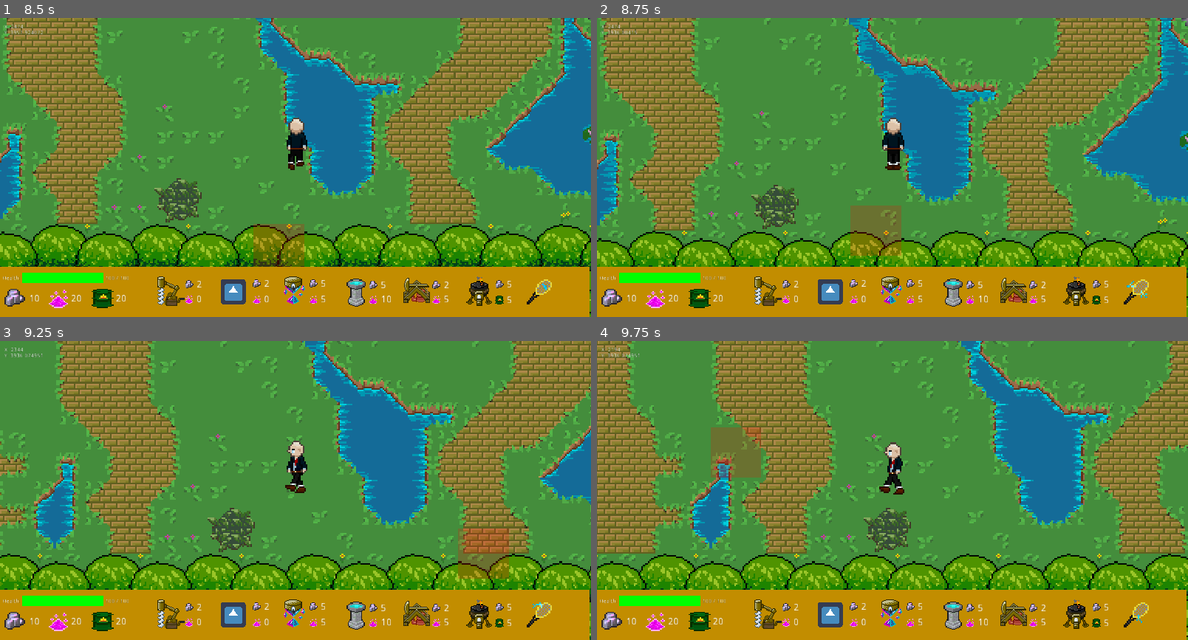
Above: before the commit, frames 1-4 (two rows, left to right).
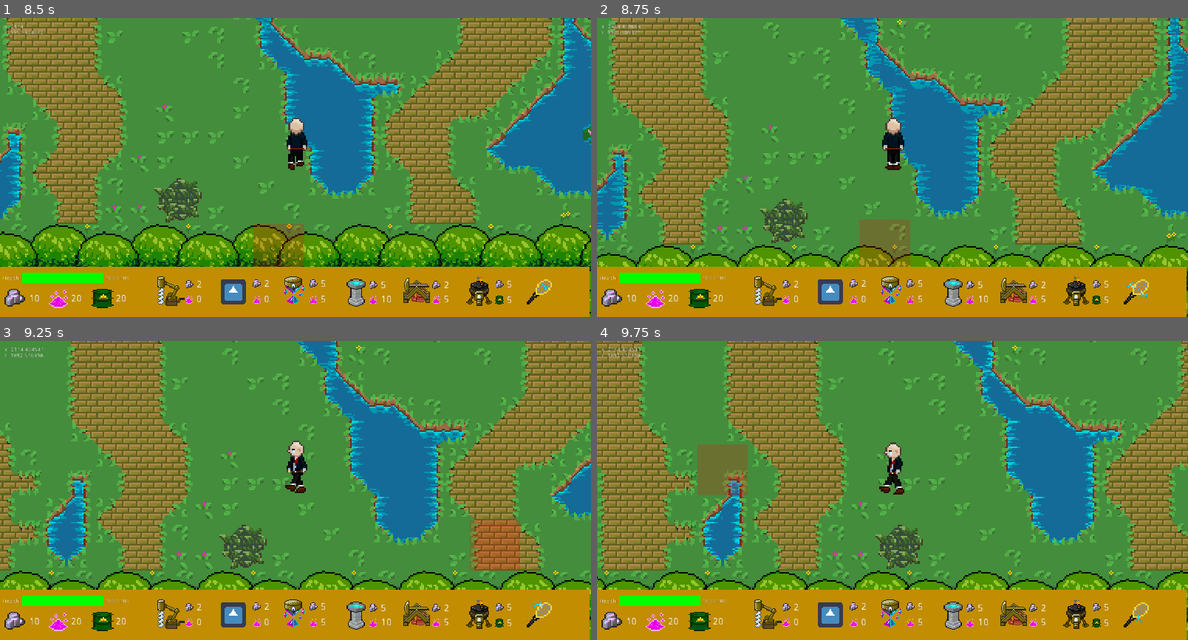
Above: after the commit, the same moments.

Repository: rakthalekk/CSC281-Project
Game: Godot game, scene res://src/Main.tscn
Two runs of this game, one before a commit and one after it. Both use one fixed random seed, a clock stepped at 60 frames per second and the inputs below. The engine's default icon, where the game draws it, is replaced by a stand-in: a white triangle on a blue panel in a dark square.
Inputs (mouse positions are in pixels of both pictures, inside the frame that each line leads up to):
- Up to frame 1 (8.5 s): click (171, 290) at 0.5 s; click (230, 293) at 1.25 s; click (295, 290) at 2 s; click (354, 293) at 2.75 s; click (419, 287) at 3.5 s; click (478, 293) at 4.25 s; click (537, 293) at 5 s; move the mouse to (425, 152) at 5.77 s; hold D (right) 5.78-6.53 s; hold 1 (1) 5.78-6.53 s; tap 2 (2) at 6.05, 6.6 s; move the mouse to (177, 182) at 6.52 s; hold S (down) 6.53-7.28 s; tap 3 (3) at 6.8 s; move the mouse to (354, 101) at 7.27 s; hold D (right) 7.28-8.03 s; hold 3 (3) 7.28-8.03 s; tap 4 (4) at 7.55, 8.1 s; move the mouse to (265, 227) at 8.02 s; hold W (up) from 8.03 s (still down); tap 5 (5) at 8.3 s
- Up to frame 2 (8.75 s): keep holding W (up)
- Up to frame 3 (9.25 s): move the mouse to (472, 535) at 8.77 s; release W (up) at 8.78 s; hold A (left) from 8.78 s (still down); hold 5 (5) from 8.78 s (still down); tap 6 (6) at 9.05 s
- Up to frame 4 (9.75 s): keep holding A (left); move the mouse to (715, 445) at 9.52 s; release 5 (5) at 9.53 s; tap 6 (6) at 9.6 s

Frame 1 is identical in both runs. In frame 2, 42% of the frame differs, in the area x 0-100%, y 0-100%; in frame 3, 42%; in frame 4, 44%.

Commit message:
no burrows and fixed some water collision

Diff:
--- a/281-Project/src/GrassTileMap.gd
+++ b/281-Project/src/GrassTileMap.gd
@@ -167,6 +167,8 @@
 				elif((x == ((fieldLength / regionSize)/2)-1 || x == (fieldLength / regionSize)/2 + 0) && y >= (fieldWidth/regionSize)-2):
 					# Don't spawn burrows in the boss area
 					pass
+				elif (get_cell(x, y) == 8):
+					print("no burrows?")
 				else:
 					#RNG to determine if it will spawn
 					var rng_val = rng.randf() #rng.randi_range(1, 8) #VALUES ARE INCLUSIVE
--- a/281-Project/src/Main.tscn
+++ b/281-Project/src/Main.tscn
@@ -449,7 +449,7 @@
 points = PoolVector2Array( 16, 16, 48, 16, 48, 64, 16, 64 )
 
 [sub_resource type="ConvexPolygonShape2D" id=127]
-points = PoolVector2Array( 0, 0, 64, 0, 64, 64, 0, 64 )
+points = PoolVector2Array( 16, 0, 48, 0, 48, 64, 16, 64 )
 
 [sub_resource type="ConvexPolygonShape2D" id=128]
 points = PoolVector2Array( 16, 0, 64, 0, 64, 64, 16, 64 )
@@ -458,10 +458,10 @@
 points = PoolVector2Array( 0, 0, 64, 0, 64, 48, 0, 48 )
 
 [sub_resource type="ConvexPolygonShape2D" id=130]
-points = PoolVector2Array( 0, 16, 64, 16, 64, 64, 0, 64 )
+points = PoolVector2Array( 0, 16, 64, 16, 64, 48, 0, 48 )
 
 [sub_resource type="ConvexPolygonShape2D" id=131]
-points = PoolVector2Array( 0, 16, 64, 16, 64, 64, 0, 64 )
+points = PoolVector2Array( 0, 16, 48, 16, 48, 48, 0, 48 )
 
 [sub_resource type="ConvexPolygonShape2D" id=132]
 points = PoolVector2Array( 16, 0, 48, 0, 48, 48, 16, 48 )
@@ -472,102 +472,12 @@
 [sub_resource type="ConvexPolygonShape2D" id=134]
 points = PoolVector2Array( 16, 16, 48, 16, 48, 48, 16, 48 )
 
-[sub_resource type="ConvexPolygonShape2D" id=135]
-points = PoolVector2Array( 0, 0, 48, 0, 48, 64, 0, 64 )
-
-[sub_resource type="ConvexPolygonShape2D" id=136]
-points = PoolVector2Array( 0, 16, 64, 16, 64, 64, 0, 64 )
-
-[sub_resource type="ConvexPolygonShape2D" id=137]
-points = PoolVector2Array( 0, 16, 48, 16, 48, 64, 0, 64 )
-
-[sub_resource type="ConvexPolygonShape2D" id=138]
-points = PoolVector2Array( 16, 0, 64, 0, 64, 64, 16, 64 )
-
-[sub_resource type="ConvexPolygonShape2D" id=139]
-points = PoolVector2Array( 16, 0, 64, 0, 64, 48, 16, 48 )
-
 [sub_resource type="ConvexPolygonShape2D" id=140]
 points = PoolVector2Array( 0, 0, 48, 0, 48, 48, 0, 48 )
 
-[sub_resource type="ConvexPolygonShape2D" id=141]
-points = PoolVector2Array( 0, 0, 64, 0, 64, 48, 0, 48 )
-
-[sub_resource type="ConvexPolygonShape2D" id=142]
-points = PoolVector2Array( 16, 16, 64, 16, 64, 64, 16, 64 )
-
-[sub_resource type="ConvexPolygonShape2D" id=143]
-points = PoolVector2Array( 0, 0, 48, 0, 48, 64, 0, 64 )
-
-[sub_resource type="ConvexPolygonShape2D" id=144]
-points = PoolVector2Array( 16, 0, 64, 0, 64, 64, 16, 64 )
-
-[sub_resource type="ConvexPolygonShape2D" id=145]
-points = PoolVector2Array( 0, 16, 64, 16, 64, 64, 0, 64 )
-
-[sub_resource type="ConvexPolygonShape2D" id=146]
-points = PoolVector2Array( 0, 0, 64, 0, 64, 48, 0, 48 )
-
-[sub_resource type="ConvexPolygonShape2D" id=147]
-points = PoolVector2Array( 0, 0, 64, 0, 64, 48, 0, 48 )
-
-[sub_resource type="ConvexPolygonShape2D" id=148]
-points = PoolVector2Array( 16, 0, 64, 0, 64, 64, 16, 64 )
-
-[sub_resource type="ConvexPolygonShape2D" id=149]
-points = PoolVector2Array( 0, 16, 64, 16, 64, 64, 0, 64 )
-
-[sub_resource type="ConvexPolygonShape2D" id=150]
-points = PoolVector2Array( 0, 0, 48, 0, 48, 64, 0, 64 )
-
-[sub_resource type="ConvexPolygonShape2D" id=151]
-points = PoolVector2Array( 0, 0, 64, 0, 64, 64, 0, 64 )
-
-[sub_resource type="ConvexPolygonShape2D" id=152]
-points = PoolVector2Array( 0, 0, 64, 0, 64, 64, 0, 64 )
-
-[sub_resource type="ConvexPolygonShape2D" id=153]
-points = PoolVector2Array( 0, 0, 64, 0, 64, 64, 0, 64 )
-
-[sub_resource type="ConvexPolygonShape2D" id=154]
-points = PoolVector2Array( 0, 0, 64, 0, 64, 64, 0, 64 )
-
-[sub_resource type="ConvexPolygonShape2D" id=155]
-points = PoolVector2Array( 0, 0, 64, 0, 64, 64, 0, 64 )
-
-[sub_resource type="ConvexPolygonShape2D" id=156]
-points = PoolVector2Array( 0, 0, 64, 0, 64, 64, 0, 64 )
-
-[sub_resource type="ConvexPolygonShape2D" id=157]
-points = PoolVector2Array( 0, 0, 64, 0, 64, 64, 0, 64 )
-
-[sub_resource type="ConvexPolygonShape2D" id=158]
-points = PoolVector2Array( 0, 0, 64, 0, 64, 64, 0, 64 )
-
-[sub_resource type="ConvexPolygonShape2D" id=159]
-points = PoolVector2Array( 0, 0, 64, 0, 64, 64, 0, 64 )
-
-[sub_resource type="ConvexPolygonShape2D" id=160]
-points = PoolVector2Array( 0, 0, 64, 0, 64, 64, 0, 64 )
-
-[sub_resource type="ConvexPolygonShape2D" id=161]
-points = PoolVector2Array( 0, 0, 64, 0, 64, 64, 0, 64 )
-
 [sub_resource type="ConvexPolygonShape2D" id=162]
 points = PoolVector2Array( 0, 0, 64, 0, 64, 64, 0, 64 )
 
-[sub_resource type="ConvexPolygonShape2D" id=163]
-points = PoolVector2Array( 0, 0, 64, 0, 64, 64, 0, 64 )
-
-[sub_resource type="ConvexPolygonShape2D" id=164]
-points = PoolVector2Array( 0, 0, 64, 0, 64, 64, 0, 64 )
-
-[sub_resource type="ConvexPolygonShape2D" id=165]
-points = PoolVector2Array( 0, 0, 64, 0, 64, 64, 0, 64 )
-
-[sub_resource type="ConvexPolygonShape2D" id=166]
-points = PoolVector2Array( 0, 0, 64, 0, 64, 64, 0, 64 )
-
 [sub_resource type="ConvexPolygonShape2D" id=167]
 points = PoolVector2Array( 0, 16, 48, 64, 48, 64, 0, 64 )
 
@@ -579,6 +489,96 @@
 
 [sub_resource type="ConvexPolygonShape2D" id=170]
 points = PoolVector2Array( 16, 0, 64, 0, 64, 48, 16, 0 )
+
+[sub_resource type="ConvexPolygonShape2D" id=171]
+points = PoolVector2Array( 16, 0, 16, 0, 48, 0, 48, 64, 0, 64, 0, 16 )
+
+[sub_resource type="ConvexPolygonShape2D" id=173]
+points = PoolVector2Array( 0, 16, 0, 16, 16, 0, 48, 0, 64, 16, 64, 48, 0, 48 )
+
+[sub_resource type="ConvexPolygonShape2D" id=174]
+points = PoolVector2Array( 16, 0, 16, 0, 48, 0, 64, 16, 64, 48, 16, 48 )
+
+[sub_resource type="ConvexPolygonShape2D" id=175]
+points = PoolVector2Array( 0, 16, 0, 16, 16, 0, 48, 0, 48, 64, 0, 64 )
+
+[sub_resource type="ConvexPolygonShape2D" id=176]
+points = PoolVector2Array( 16, 0, 16, 0, 48, 0, 64, 16, 64, 64, 16, 64 )
+
+[sub_resource type="ConvexPolygonShape2D" id=177]
+points = PoolVector2Array( 16, 0, 16, 0, 64, 0, 64, 48, 0, 48, 0, 16 )
+
+[sub_resource type="ConvexPolygonShape2D" id=178]
+points = PoolVector2Array( 0, 0, 0, 0, 48, 0, 64, 16, 64, 48, 0, 48 )
+
+[sub_resource type="ConvexPolygonShape2D" id=179]
+points = PoolVector2Array( 16, 0, 16, 0, 64, 0, 64, 64, 0, 64, 0, 16 )
+
+[sub_resource type="ConvexPolygonShape2D" id=180]
+points = PoolVector2Array( 16, 0, 16, 0, 48, 0, 64, 16, 64, 64, 0, 64, 0, 16 )
+
+[sub_resource type="ConvexPolygonShape2D" id=181]
+points = PoolVector2Array( 0, 0, 0, 0, 48, 0, 64, 16, 64, 64, 0, 64 )
+
+[sub_resource type="ConvexPolygonShape2D" id=182]
+points = PoolVector2Array( 0, 0, 0, 0, 48, 0, 64, 16, 64, 48, 48, 64, 0, 64 )
+
+[sub_resource type="ConvexPolygonShape2D" id=183]
+points = PoolVector2Array( 0, 0, 0, 0, 48, 0, 64, 16, 64, 48, 48, 64, 16, 64, 0, 48 )
+
+[sub_resource type="ConvexPolygonShape2D" id=184]
+points = PoolVector2Array( 0, 0, 48, 0, 64, 16, 64, 64, 16, 64, 0, 48 )
+
+[sub_resource type="ConvexPolygonShape2D" id=185]
+points = PoolVector2Array( 0, 16, 0, 16, 16, 0, 48, 0, 64, 16, 64, 48, 48, 64, 16, 64, 0, 48 )
+
+[sub_resource type="ConvexPolygonShape2D" id=186]
+points = PoolVector2Array( 0, 16, 0, 16, 16, 0, 64, 0, 64, 48, 48, 64, 16, 64, 0, 48 )
+
+[sub_resource type="ConvexPolygonShape2D" id=187]
+points = PoolVector2Array( 16, 64, 16, 64, 0, 48, 0, 0, 64, 0, 64, 48, 48, 64 )
+
+[sub_resource type="ConvexPolygonShape2D" id=188]
+points = PoolVector2Array( 0, 16, 0, 16, 16, 0, 48, 0, 64, 16, 64, 48, 48, 64, 0, 64 )
+
+[sub_resource type="ConvexPolygonShape2D" id=189]
+points = PoolVector2Array( 0, 16, 0, 16, 16, 0, 64, 0, 64, 48, 48, 64, 0, 64 )
+
+[sub_resource type="ConvexPolygonShape2D" id=190]
+points = PoolVector2Array( 0, 0, 0, 0, 64, 0, 64, 48, 48, 64, 0, 64 )
+
+[sub_resource type="ConvexPolygonShape2D" id=191]
+points = PoolVector2Array( 0, 16, 0, 16, 16, 0, 48, 0, 64, 16, 64, 64, 16, 64, 0, 48 )
+
+[sub_resource type="ConvexPolygonShape2D" id=192]
+points = PoolVector2Array( 0, 16, 0, 16, 16, 0, 64, 0, 64, 64, 16, 64, 0, 48 )
+
+[sub_resource type="ConvexPolygonShape2D" id=193]
+points = PoolVector2Array( 0, 48, 0, 48, 0, 0, 64, 0, 64, 64, 16, 64 )
+
+[sub_resource type="ConvexPolygonShape2D" id=194]
+points = PoolVector2Array( 16, 64, 16, 64, 0, 48, 0, 16, 64, 16, 64, 64 )
+
+[sub_resource type="ConvexPolygonShape2D" id=195]
+points = PoolVector2Array( 16, 16, 16, 16, 64, 16, 64, 48, 48, 64, 16, 64 )
+
+[sub_resource type="ConvexPolygonShape2D" id=196]
+points = PoolVector2Array( 16, 0, 16, 0, 48, 0, 64, 16, 64, 48, 48, 64, 16, 64 )
+
+[sub_resource type="ConvexPolygonShape2D" id=197]
+points = PoolVector2Array( 0, 16, 0, 16, 48, 16, 48, 64, 16, 64, 0, 48 )
+
+[sub_resource type="ConvexPolygonShape2D" id=198]
+points = PoolVector2Array( 0, 16, 0, 16, 64, 16, 64, 48, 48, 64, 16, 64, 0, 48 )
+
+[sub_resource type="ConvexPolygonShape2D" id=199]
+points = PoolVector2Array( 16, 64, 16, 64, 0, 48, 0, 0, 48, 0, 48, 64 )
+
+[sub_resource type="ConvexPolygonShape2D" id=200]
+points = PoolVector2Array( 64, 48, 64, 48, 48, 64, 16, 64, 16, 0, 64, 0 )
+
+[sub_resource type="ConvexPolygonShape2D" id=201]
+points = PoolVector2Array( 64, 48, 64, 48, 48, 64, 0, 64, 0, 16, 64, 16 )
 
 [sub_resource type="TileSet" id=1]
 2/name = "grass"
@@ -825,220 +825,220 @@
 "shape": SubResource( 134 ),
 "shape_transform": Transform2D( 1, 0, 0, 1, 0, 0 )
 }, {
+"autotile_coord": Vector2( 2, 6 ),
+"one_way": false,
+"one_way_margin": 1.0,
+"shape": SubResource( 140 ),
+"shape_transform": Transform2D( 1, 0, 0, 1, 0, 0 )
+}, {
+"autotile_coord": Vector2( 3, 11 ),
+"one_way": false,
+"one_way_margin": 1.0,
+"shape": SubResource( 162 ),
+"shape_transform": Transform2D( 1, 0, 0, 1, 0, 0 )
+}, {
+"autotile_coord": Vector2( 3, 1 ),
+"one_way": false,
+"one_way_margin": 1.0,
+"shape": SubResource( 167 ),
+"shape_transform": Transform2D( 1, 0, 0, 1, 0, 0 )
+}, {
+"autotile_coord": Vector2( 2, 2 ),
+"one_way": false,
+"one_way_margin": 1.0,
+"shape": SubResource( 168 ),
+"shape_transform": Transform2D( 1, 0, 0, 1, 0, 0 )
+}, {
+"autotile_coord": Vector2( 1, 3 ),
+"one_way": false,
+"one_way_margin": 1.0,
+"shape": SubResource( 169 ),
+"shape_transform": Transform2D( 1, 0, 0, 1, 0, 0 )
+}, {
+"autotile_coord": Vector2( 0, 4 ),
+"one_way": false,
+"one_way_margin": 1.0,
+"shape": SubResource( 170 ),
+"shape_transform": Transform2D( 1, 0, 0, 1, 0, 0 )
+}, {
 "autotile_coord": Vector2( 0, 5 ),
 "one_way": false,
 "one_way_margin": 1.0,
-"shape": SubResource( 135 ),
+"shape": SubResource( 171 ),
+"shape_transform": Transform2D( 1, 0, 0, 1, 0, 0 )
+}, {
+"autotile_coord": Vector2( 1, 6 ),
+"one_way": false,
+"one_way_margin": 1.0,
+"shape": SubResource( 173 ),
+"shape_transform": Transform2D( 1, 0, 0, 1, 0, 0 )
+}, {
+"autotile_coord": Vector2( 3, 6 ),
+"one_way": false,
+"one_way_margin": 1.0,
+"shape": SubResource( 174 ),
+"shape_transform": Transform2D( 1, 0, 0, 1, 0, 0 )
+}, {
+"autotile_coord": Vector2( 0, 7 ),
+"one_way": false,
+"one_way_margin": 1.0,
+"shape": SubResource( 175 ),
+"shape_transform": Transform2D( 1, 0, 0, 1, 0, 0 )
+}, {
+"autotile_coord": Vector2( 1, 7 ),
+"one_way": false,
+"one_way_margin": 1.0,
+"shape": SubResource( 176 ),
+"shape_transform": Transform2D( 1, 0, 0, 1, 0, 0 )
+}, {
+"autotile_coord": Vector2( 3, 7 ),
+"one_way": false,
+"one_way_margin": 1.0,
+"shape": SubResource( 177 ),
+"shape_transform": Transform2D( 1, 0, 0, 1, 0, 0 )
+}, {
+"autotile_coord": Vector2( 3, 8 ),
+"one_way": false,
+"one_way_margin": 1.0,
+"shape": SubResource( 178 ),
+"shape_transform": Transform2D( 1, 0, 0, 1, 0, 0 )
+}, {
+"autotile_coord": Vector2( 0, 9 ),
+"one_way": false,
+"one_way_margin": 1.0,
+"shape": SubResource( 179 ),
+"shape_transform": Transform2D( 1, 0, 0, 1, 0, 0 )
+}, {
+"autotile_coord": Vector2( 1, 9 ),
+"one_way": false,
+"one_way_margin": 1.0,
+"shape": SubResource( 180 ),
+"shape_transform": Transform2D( 1, 0, 0, 1, 0, 0 )
+}, {
+"autotile_coord": Vector2( 0, 12 ),
+"one_way": false,
+"one_way_margin": 1.0,
+"shape": SubResource( 181 ),
+"shape_transform": Transform2D( 1, 0, 0, 1, 0, 0 )
+}, {
+"autotile_coord": Vector2( 2, 12 ),
+"one_way": false,
+"one_way_margin": 1.0,
+"shape": SubResource( 182 ),
+"shape_transform": Transform2D( 1, 0, 0, 1, 0, 0 )
+}, {
+"autotile_coord": Vector2( 3, 12 ),
+"one_way": false,
+"one_way_margin": 1.0,
+"shape": SubResource( 183 ),
+"shape_transform": Transform2D( 1, 0, 0, 1, 0, 0 )
+}, {
+"autotile_coord": Vector2( 1, 12 ),
+"one_way": false,
+"one_way_margin": 1.0,
+"shape": SubResource( 184 ),
+"shape_transform": Transform2D( 1, 0, 0, 1, 0, 0 )
+}, {
+"autotile_coord": Vector2( 2, 11 ),
+"one_way": false,
+"one_way_margin": 1.0,
+"shape": SubResource( 185 ),
+"shape_transform": Transform2D( 1, 0, 0, 1, 0, 0 )
+}, {
+"autotile_coord": Vector2( 1, 11 ),
+"one_way": false,
+"one_way_margin": 1.0,
+"shape": SubResource( 186 ),
+"shape_transform": Transform2D( 1, 0, 0, 1, 0, 0 )
+}, {
+"autotile_coord": Vector2( 0, 11 ),
+"one_way": false,
+"one_way_margin": 1.0,
+"shape": SubResource( 187 ),
+"shape_transform": Transform2D( 1, 0, 0, 1, 0, 0 )
+}, {
+"autotile_coord": Vector2( 3, 10 ),
+"one_way": false,
+"one_way_margin": 1.0,
+"shape": SubResource( 188 ),
+"shape_transform": Transform2D( 1, 0, 0, 1, 0, 0 )
+}, {
+"autotile_coord": Vector2( 2, 10 ),
+"one_way": false,
+"one_way_margin": 1.0,
+"shape": SubResource( 189 ),
+"shape_transform": Transform2D( 1, 0, 0, 1, 0, 0 )
+}, {
+"autotile_coord": Vector2( 1, 10 ),
+"one_way": false,
+"one_way_margin": 1.0,
+"shape": SubResource( 190 ),
+"shape_transform": Transform2D( 1, 0, 0, 1, 0, 0 )
+}, {
+"autotile_coord": Vector2( 0, 10 ),
+"one_way": false,
+"one_way_margin": 1.0,
+"shape": SubResource( 191 ),
+"shape_transform": Transform2D( 1, 0, 0, 1, 0, 0 )
+}, {
+"autotile_coord": Vector2( 3, 9 ),
+"one_way": false,
+"one_way_margin": 1.0,
+"shape": SubResource( 192 ),
+"shape_transform": Transform2D( 1, 0, 0, 1, 0, 0 )
+}, {
+"autotile_coord": Vector2( 2, 9 ),
+"one_way": false,
+"one_way_margin": 1.0,
+"shape": SubResource( 193 ),
+"shape_transform": Transform2D( 1, 0, 0, 1, 0, 0 )
+}, {
+"autotile_coord": Vector2( 2, 7 ),
+"one_way": false,
+"one_way_margin": 1.0,
+"shape": SubResource( 194 ),
+"shape_transform": Transform2D( 1, 0, 0, 1, 0, 0 )
+}, {
+"autotile_coord": Vector2( 0, 6 ),
+"one_way": false,
+"one_way_margin": 1.0,
+"shape": SubResource( 195 ),
+"shape_transform": Transform2D( 1, 0, 0, 1, 0, 0 )
+}, {
+"autotile_coord": Vector2( 3, 5 ),
+"one_way": false,
+"one_way_margin": 1.0,
+"shape": SubResource( 196 ),
+"shape_transform": Transform2D( 1, 0, 0, 1, 0, 0 )
+}, {
+"autotile_coord": Vector2( 2, 5 ),
+"one_way": false,
+"one_way_margin": 1.0,
+"shape": SubResource( 197 ),
 "shape_transform": Transform2D( 1, 0, 0, 1, 0, 0 )
 }, {
 "autotile_coord": Vector2( 1, 5 ),
 "one_way": false,
 "one_way_margin": 1.0,
-"shape": SubResource( 136 ),
-"shape_transform": Transform2D( 1, 0, 0, 1, 0, 0 )
-}, {
-"autotile_coord": Vector2( 2, 5 ),
-"one_way": false,
-"one_way_margin": 1.0,
-"shape": SubResource( 137 ),
-"shape_transform": Transform2D( 1, 0, 0, 1, 0, 0 )
-}, {
-"autotile_coord": Vector2( 3, 5 ),
-"one_way": false,
-"one_way_margin": 1.0,
-"shape": SubResource( 138 ),
-"shape_transform": Transform2D( 1, 0, 0, 1, 0, 0 )
-}, {
-"autotile_coord": Vector2( 3, 6 ),
-"one_way": false,
-"one_way_margin": 1.0,
-"shape": SubResource( 139 ),
-"shape_transform": Transform2D( 1, 0, 0, 1, 0, 0 )
-}, {
-"autotile_coord": Vector2( 2, 6 ),
-"one_way": false,
-"one_way_margin": 1.0,
-"shape": SubResource( 140 ),
-"shape_transform": Transform2D( 1, 0, 0, 1, 0, 0 )
-}, {
-"autotile_coord": Vector2( 1, 6 ),
-"one_way": false,
-"one_way_margin": 1.0,
-"shape": SubResource( 141 ),
-"shape_transform": Transform2D( 1, 0, 0, 1, 0, 0 )
-}, {
-"autotile_coord": Vector2( 0, 6 ),
-"one_way": false,
-"one_way_margin": 1.0,
-"shape": SubResource( 142 ),
-"shape_transform": Transform2D( 1, 0, 0, 1, 0, 0 )
-}, {
-"autotile_coord": Vector2( 0, 7 ),
-"one_way": false,
-"one_way_margin": 1.0,
-"shape": SubResource( 143 ),
-"shape_transform": Transform2D( 1, 0, 0, 1, 0, 0 )
-}, {
-"autotile_coord": Vector2( 1, 7 ),
-"one_way": false,
-"one_way_margin": 1.0,
-"shape": SubResource( 144 ),
-"shape_transform": Transform2D( 1, 0, 0, 1, 0, 0 )
-}, {
-"autotile_coord": Vector2( 2, 7 ),
-"one_way": false,
-"one_way_margin": 1.0,
-"shape": SubResource( 145 ),
-"shape_transform": Transform2D( 1, 0, 0, 1, 0, 0 )
-}, {
-"autotile_coord": Vector2( 3, 7 ),
-"one_way": false,
-"one_way_margin": 1.0,
-"shape": SubResource( 146 ),
-"shape_transform": Transform2D( 1, 0, 0, 1, 0, 0 )
-}, {
-"autotile_coord": Vector2( 3, 8 ),
-"one_way": false,
-"one_way_margin": 1.0,
-"shape": SubResource( 147 ),
+"shape": SubResource( 198 ),
+"shape_transform": Transform2D( 1, 0, 0, 1, 0, 0 )
+}, {
+"autotile_coord": Vector2( 0, 8 ),
+"one_way": false,
+"one_way_margin": 1.0,
+"shape": SubResource( 199 ),
 "shape_transform": Transform2D( 1, 0, 0, 1, 0, 0 )
 }, {
 "autotile_coord": Vector2( 1, 8 ),
 "one_way": false,
 "one_way_margin": 1.0,
-"shape": SubResource( 148 ),
+"shape": SubResource( 200 ),
 "shape_transform": Transform2D( 1, 0, 0, 1, 0, 0 )
 }, {
 "autotile_coord": Vector2( 2, 8 ),
 "one_way": false,
 "one_way_margin": 1.0,
-"shape": SubResource( 149 ),
-"shape_transform": Transform2D( 1, 0, 0, 1, 0, 0 )
-}, {
-"autotile_coord": Vector2( 0, 8 ),
-"one_way": false,
-"one_way_margin": 1.0,
-"shape": SubResource( 150 ),
-"shape_transform": Transform2D( 1, 0, 0, 1, 0, 0 )
-}, {
-"autotile_coord": Vector2( 0, 9 ),
-"one_way": false,
-"one_way_margin": 1.0,
-"shape": SubResource( 151 ),
-"shape_transform": Transform2D( 1, 0, 0, 1, 0, 0 )
-}, {
-"autotile_coord": Vector2( 1, 9 ),
-"one_way": false,
-"one_way_margin": 1.0,
-"shape": SubResource( 152 ),
-"shape_transform": Transform2D( 1, 0, 0, 1, 0, 0 )
-}, {
-"autotile_coord": Vector2( 2, 9 ),
-"one_way": false,
-"one_way_margin": 1.0,
-"shape": SubResource( 153 ),
-"shape_transform": Transform2D( 1, 0, 0, 1, 0, 0 )
-}, {
-"autotile_coord": Vector2( 3, 9 ),
-"one_way": false,
-"one_way_margin": 1.0,
-"shape": SubResource( 154 ),
-"shape_transform": Transform2D( 1, 0, 0, 1, 0, 0 )
-}, {
-"autotile_coord": Vector2( 0, 10 ),
-"one_way": false,
-"one_way_margin": 1.0,
-"shape": SubResource( 155 ),
-"shape_transform": Transform2D( 1, 0, 0, 1, 0, 0 )
-}, {
-"autotile_coord": Vector2( 1, 10 ),
-"one_way": false,
-"one_way_margin": 1.0,
-"shape": SubResource( 156 ),
-"shape_transform": Transform2D( 1, 0, 0, 1, 0, 0 )
-}, {
-"autotile_coord": Vector2( 2, 10 ),
-"one_way": false,
-"one_way_margin": 1.0,
-"shape": SubResource( 157 ),
-"shape_transform": Transform2D( 1, 0, 0, 1, 0, 0 )
-}, {
-"autotile_coord": Vector2( 3, 10 ),
-"one_way": false,
-"one_way_margin": 1.0,
-"shape": SubResource( 158 ),
-"shape_transform": Transform2D( 1, 0, 0, 1, 0, 0 )
-}, {
-"autotile_coord": Vector2( 0, 11 ),
-"one_way": false,
-"one_way_margin": 1.0,
-"shape": SubResource( 159 ),
-"shape_transform": Transform2D( 1, 0, 0, 1, 0, 0 )
-}, {
-"autotile_coord": Vector2( 1, 11 ),
-"one_way": false,
-"one_way_margin": 1.0,
-"shape": SubResource( 160 ),
-"shape_transform": Transform2D( 1, 0, 0, 1, 0, 0 )
-}, {
-"autotile_coord": Vector2( 2, 11 ),
-"one_way": false,
-"one_way_margin": 1.0,
-"shape": SubResource( 161 ),
-"shape_transform": Transform2D( 1, 0, 0, 1, 0, 0 )
-}, {
-"autotile_coord": Vector2( 3, 11 ),
-"one_way": false,
-"one_way_margin": 1.0,
-"shape": SubResource( 162 ),
-"shape_transform": Transform2D( 1, 0, 0, 1, 0, 0 )
-}, {
-"autotile_coord": Vector2( 0, 12 ),
-"one_way": false,
-"one_way_margin": 1.0,
-"shape": SubResource( 163 ),
-"shape_transform": Transform2D( 1, 0, 0, 1, 0, 0 )
-}, {
-"autotile_coord": Vector2( 1, 12 ),
-"one_way": false,
-"one_way_margin": 1.0,
-"shape": SubResource( 164 ),
-"shape_transform": Transform2D( 1, 0, 0, 1, 0, 0 )
-}, {
-"autotile_coord": Vector2( 2, 12 ),
-"one_way": false,
-"one_way_margin": 1.0,
-"shape": SubResource( 165 ),
-"shape_transform": Transform2D( 1, 0, 0, 1, 0, 0 )
-}, {
-"autotile_coord": Vector2( 3, 12 ),
-"one_way": false,
-"one_way_margin": 1.0,
-"shape": SubResource( 166 ),
-"shape_transform": Transform2D( 1, 0, 0, 1, 0, 0 )
-}, {
-"autotile_coord": Vector2( 3, 1 ),
-"one_way": false,
-"one_way_margin": 1.0,
-"shape": SubResource( 167 ),
-"shape_transform": Transform2D( 1, 0, 0, 1, 0, 0 )
-}, {
-"autotile_coord": Vector2( 2, 2 ),
-"one_way": false,
-"one_way_margin": 1.0,
-"shape": SubResource( 168 ),
-"shape_transform": Transform2D( 1, 0, 0, 1, 0, 0 )
-}, {
-"autotile_coord": Vector2( 1, 3 ),
-"one_way": false,
-"one_way_margin": 1.0,
-"shape": SubResource( 169 ),
-"shape_transform": Transform2D( 1, 0, 0, 1, 0, 0 )
-}, {
-"autotile_coord": Vector2( 0, 4 ),
-"one_way": false,
-"one_way_margin": 1.0,
-"shape": SubResource( 170 ),
+"shape": SubResource( 201 ),
 "shape_transform": Transform2D( 1, 0, 0, 1, 0, 0 )
 } ]
 8/z_index = 0
